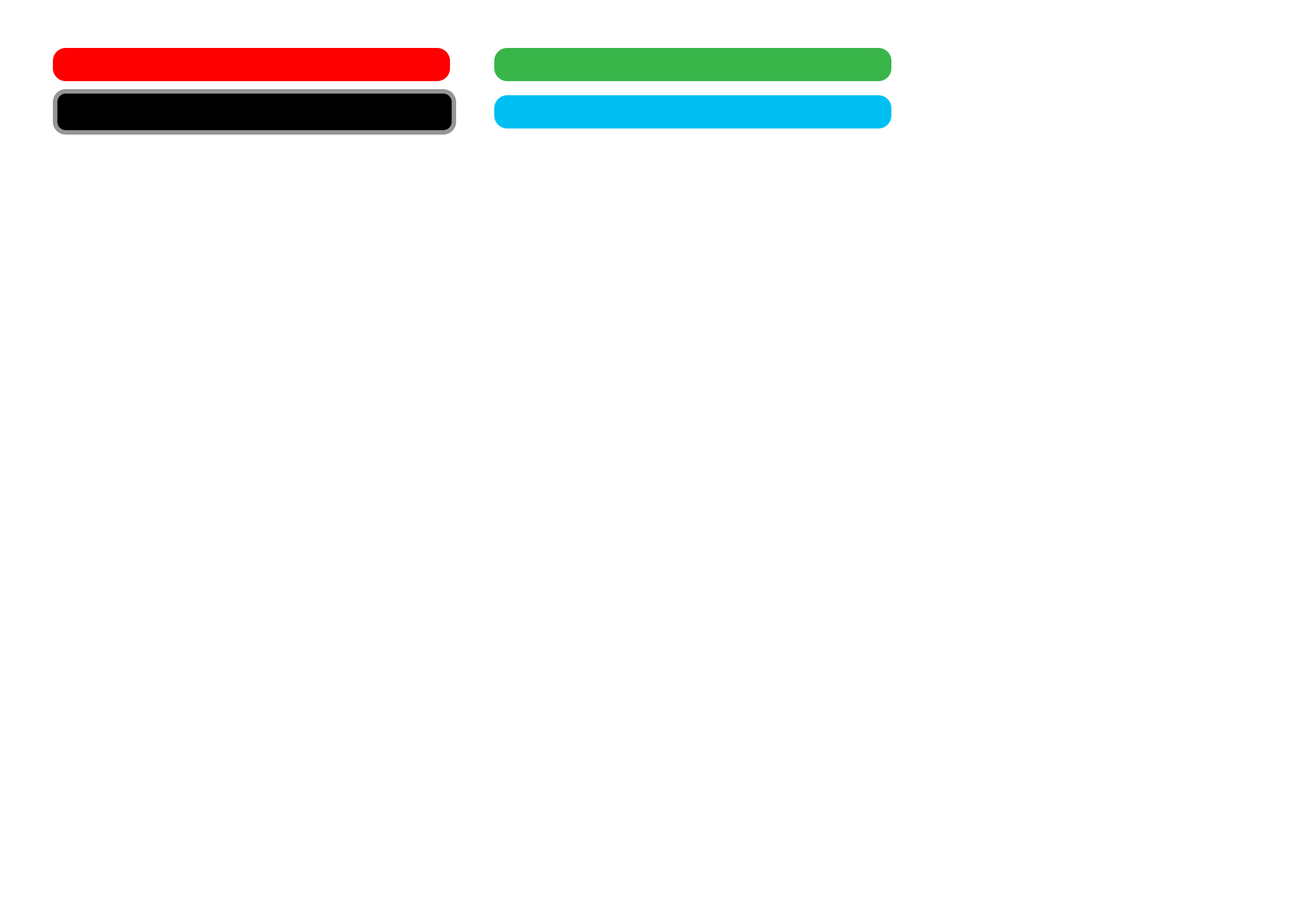
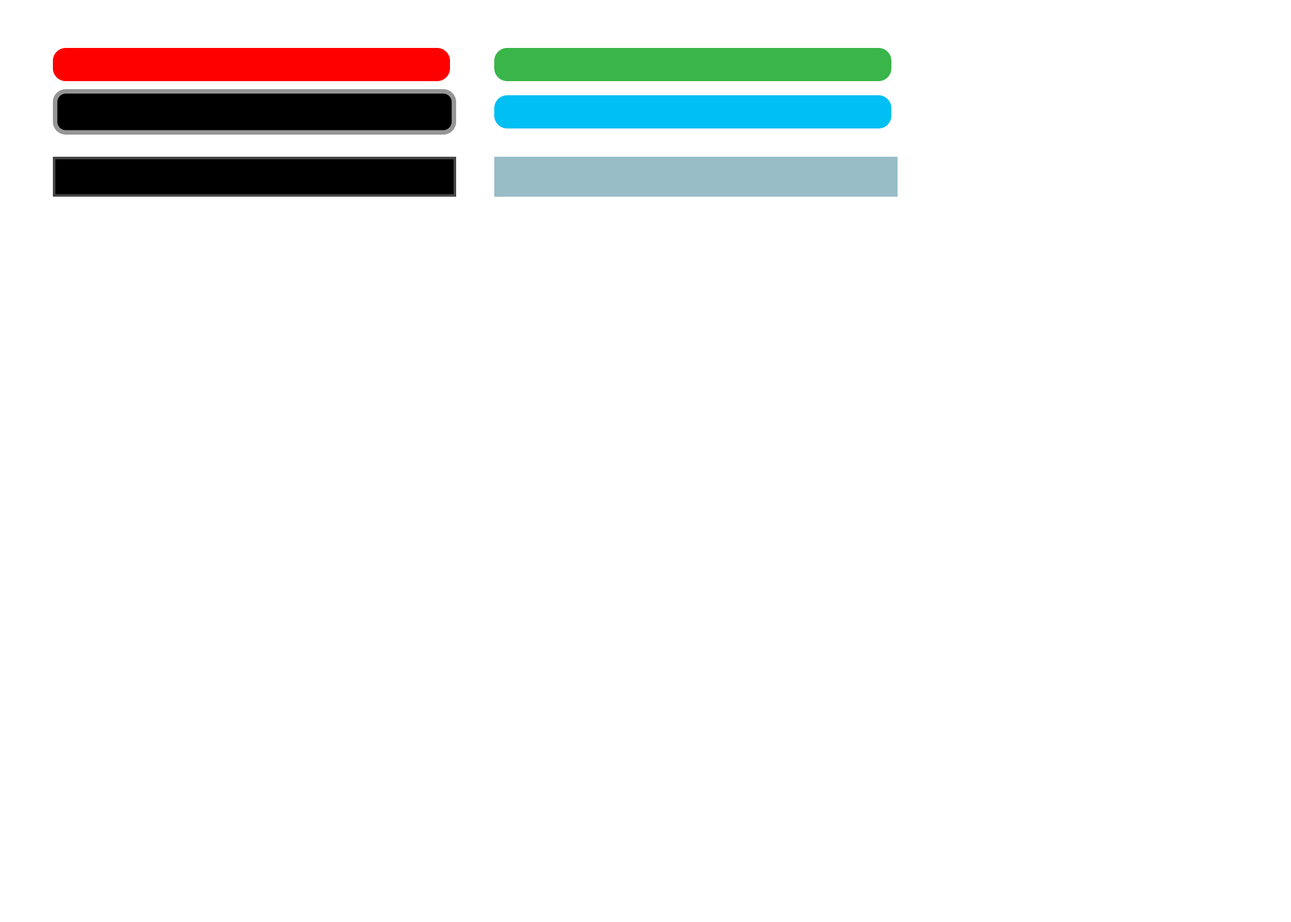
Revision of a layered 1291 × 922 image; what changed, layer by layer:
added layer "ChannelingBar copy" above "ChannelingBar" over [494, 156, 898, 197]
added layer "ChannelingBar" above "Stgamina Bar" over [52, 156, 457, 197]
